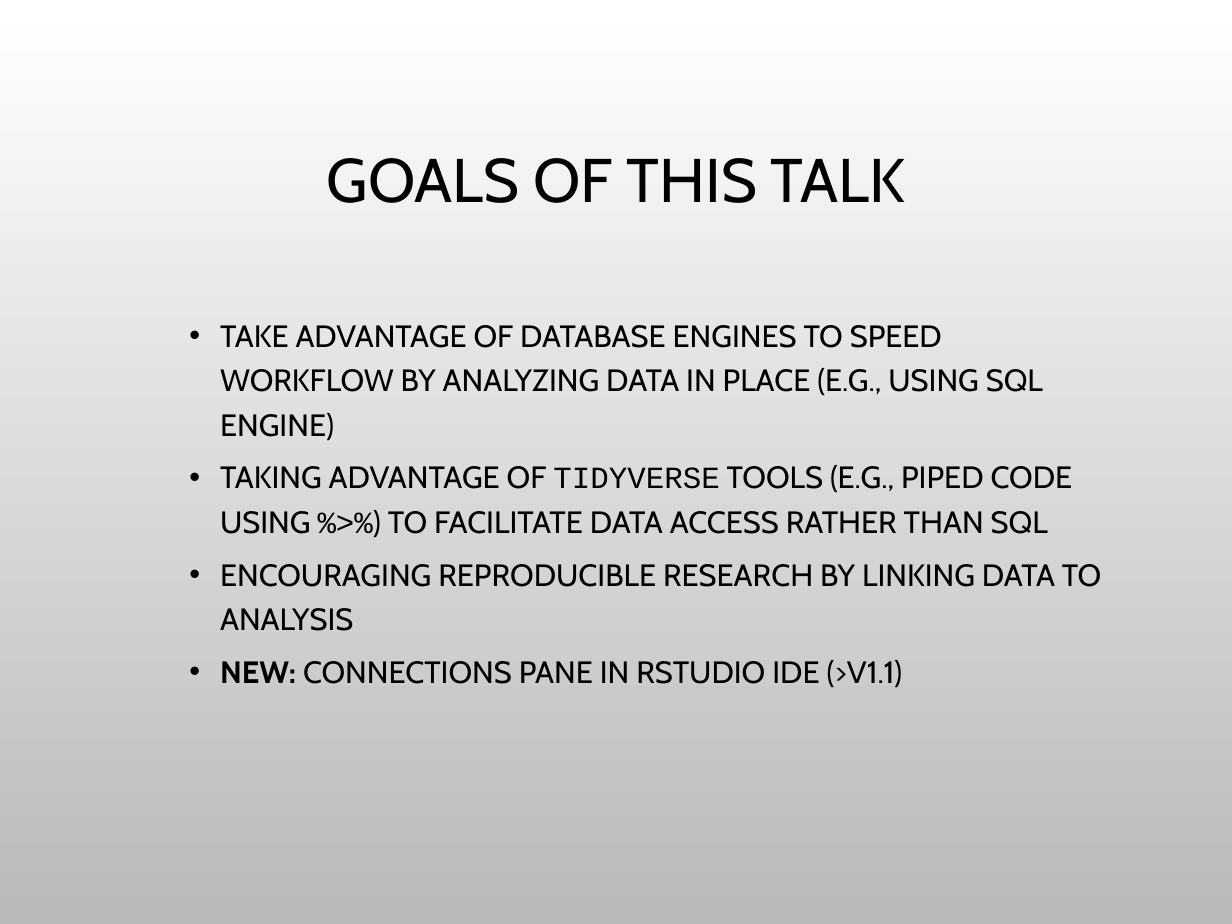
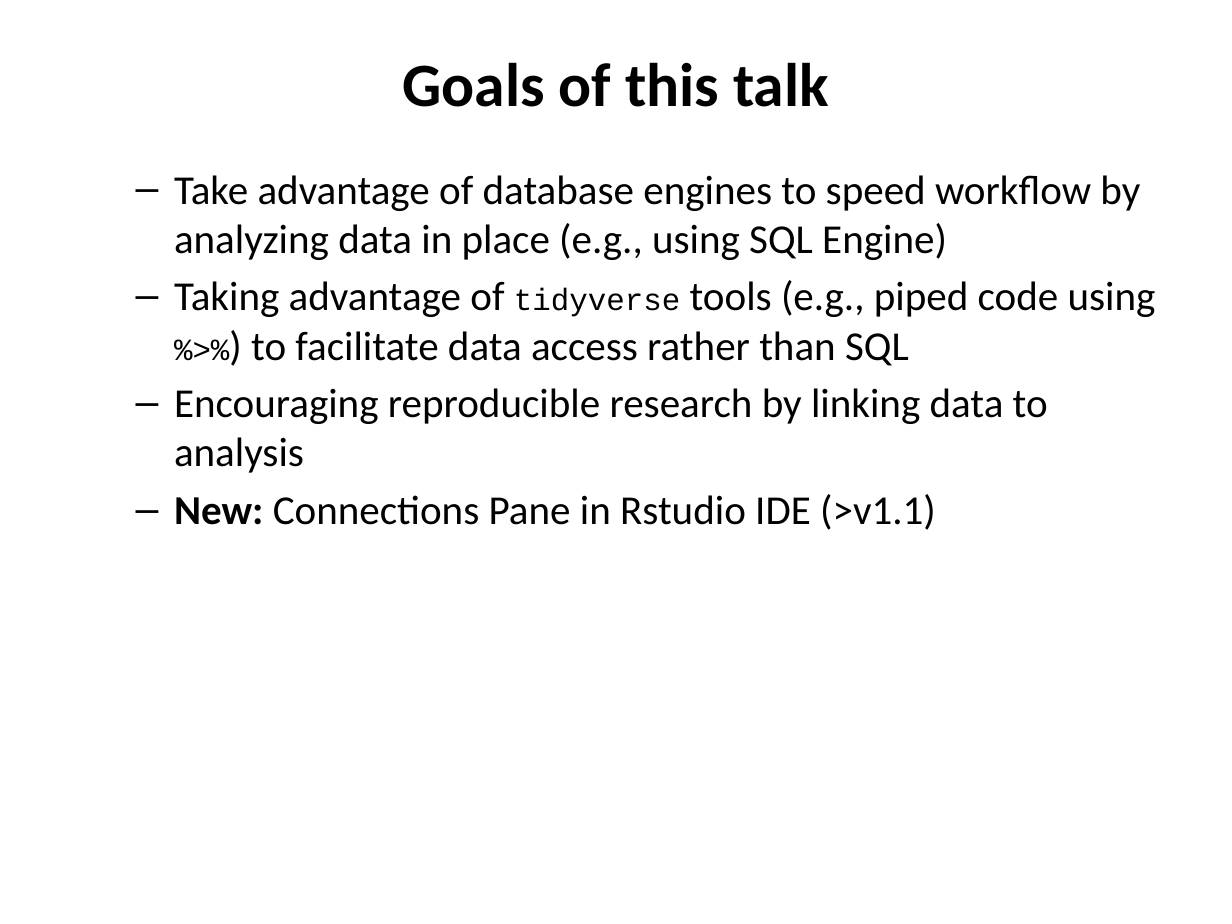
Before and after one commit to kstierhoff/rDatabase, a slide deck: slide 9 of Doc/template/template.pptx (slide 7 before the commit). Drawn at 1232x924 pixels with LibreOffice and Linux fonts; fonts in the diff are those of the drawing; background and template pictures are left out. Boxes give left, top, right and bottom in pixels: in the first picture for what was removed or moved away, otherwise in the second. Text is boxed around its words. In the diff, an @@ line names an element or a change of style, - is before the commit and + after.

```diff
--- a/Doc/template/template.pptx
+++ b/Doc/template/template.pptx
@@ background picture (left out) to #FFFFFF @@
@@ title at [403, 62, 829, 107]: text changed; font Cabin to Calibri; bold on @@
-GOALS OF THIS TALK
+Goals of this talk
@@ text at [174, 175, 1156, 530]: text changed; size 18 to 24 pt; font Cabin to Calibri @@
-  • TAKE ADVANTAGE OF DATABASE ENGINES TO SPEED WORKFLOW BY ANALYZING DATA IN PLACE (E.G., USING SQL ENGINE)
-  • TAKING ADVANTAGE OF TIDYVERSE TOOLS (E.G., PIPED CODE USING %>%) TO FACILITATE DATA ACCESS RATHER THAN SQL
-  • ENCOURAGING REPRODUCIBLE RESEARCH BY LINKING DATA TO ANALYSIS
-  • NEW: CONNECTIONS PANE IN RSTUDIO IDE (>V1.1)
+  – Take advantage of database engines to speed workflow by analyzing data in place (e.g., using SQL Engine)
+  – Taking advantage of tidyverse tools (e.g., piped code using %>%) to facilitate data access rather than SQL
+  – Encouraging reproducible research by linking data to analysis
+  – New: Connections Pane in Rstudio IDE (>v1.1)
```
Also in this commit, not shown: 6 other slides changed, 3 slides added, 1 slide removed, 10 other files.
